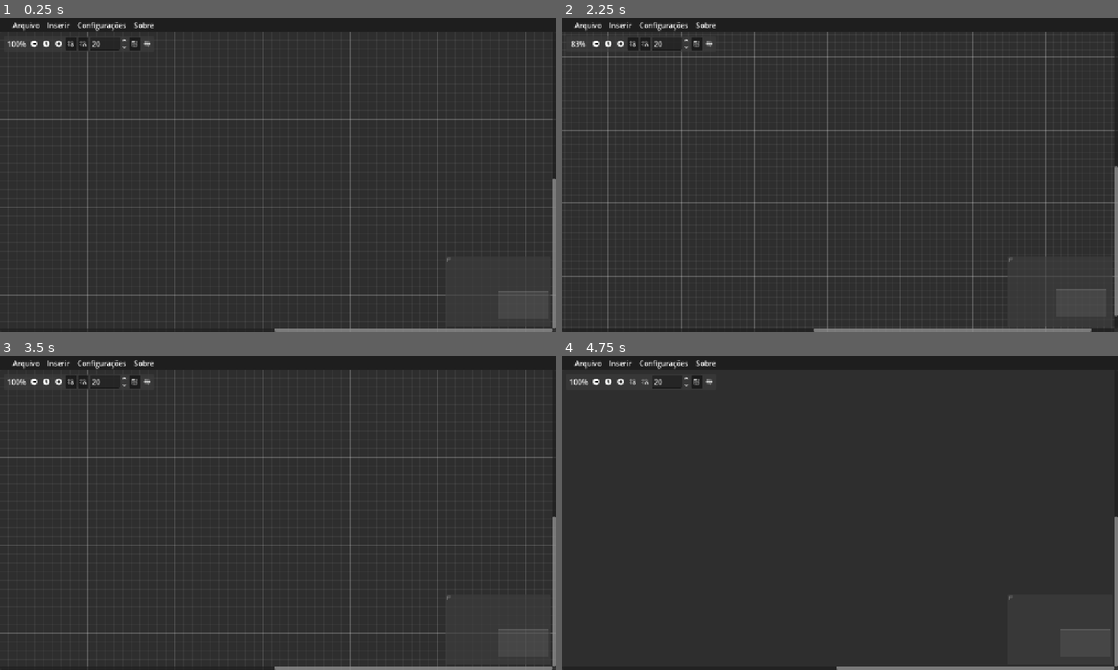
Above: before the commit, frames 1-4 (two rows, left to right).
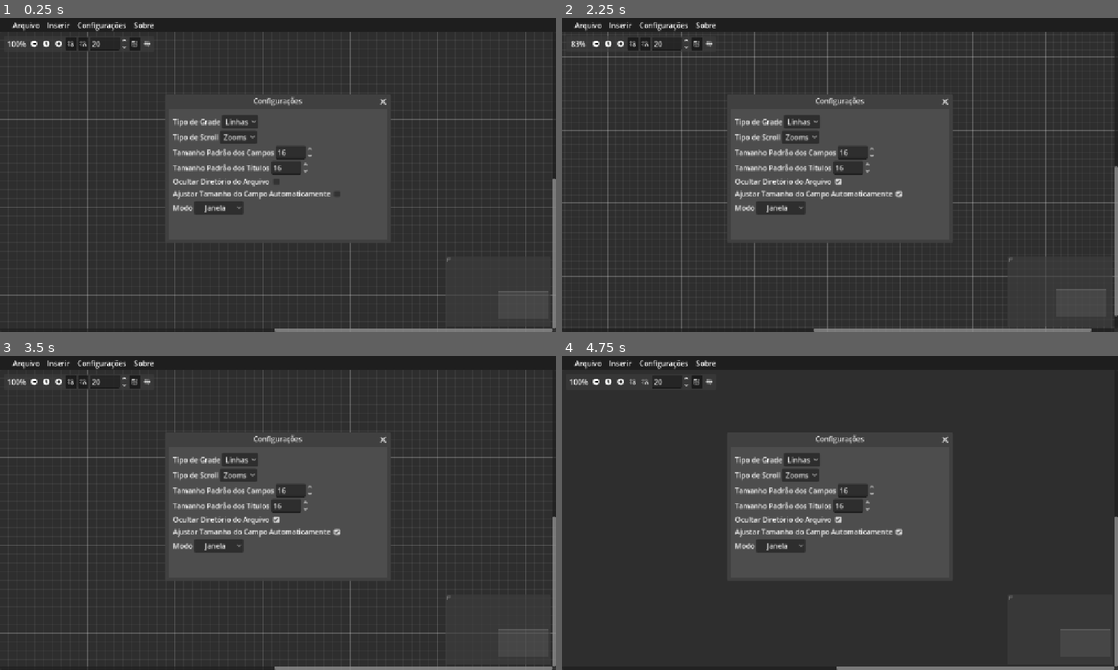
Above: after the commit, the same moments.

Repository: Miguel-de-Souza/Map-infinity
Game: Godot game, scene res://main.tscn
The game is run twice, just before and just after one commit, with the same random seed, the same clock (stepped at 60 frames per second) and the same inputs.
Inputs (mouse positions are in pixels of both pictures, inside the frame that each line leads up to):
- Up to frame 1 (0.25 s): no input
- Up to frame 2 (2.25 s): click (840, 181) at 0.52 s; click (901, 193) at 1.27 s; click (595, 43) at 2 s
- Up to frame 3 (3.5 s): click (61, 381) at 2.75 s
- Up to frame 4 (4.75 s): click (634, 381) at 3.5 s; click (645, 381) at 4.25 s

The runs differ from the first frame. In frame 1, 12% of the frame differs, in the area x 29-70%, y 25-72%; in frame 2, 12%; in frame 3, 12%; in frame 4, 15%, in the area x 30-70%, y 25-71%.

Commit message:
Melhorias no Blocos Texto e Configuração (0.0.5)
Criados Icones ao invez de texto nos botões de lista do Bloco de Texto

Agora tem uma função para ajustar o tamanho do campo

Adicionado nas Configurações "Ajustar Tamanho do Campo Automaticamente"

Diff:
--- a/Scripts/global.gd
+++ b/Scripts/global.gd
@@ -2,3 +2,4 @@
 
 var font_size_default := 16
 var font_size_title_default := 16
+var var_check_ajust:= true
--- a/Scripts/graph_edit.gd
+++ b/Scripts/graph_edit.gd
@@ -6,7 +6,6 @@
 @export var poparquivo: MenuButton
 @export var popMake: MenuButton
 @export var label_diretorio: Label
-@export var check_diretory: CheckBox
 
 var current_project_path: String = ""
 var posit:= Vector2(0,0)
@@ -254,14 +253,6 @@
 	more.popup()
 	DisplayServer.beep()
 
-func _on_check_diretorio_pressed() -> void:
-	if check_diretory.button_pressed:
-		label_diretorio.hide()
-
-
-	else:
-		label_diretorio.show()
-
 
 func _on_type_window_item_selected(index: int) -> void:
 
@@ -275,3 +266,7 @@
 
 func _on_option_size_title_value_changed(value: float) -> void:
 	Global.font_size_title_default = int(value)
+
+
+func _on_check_ajust_pressed() -> void:
+	pass # Replace with function body.
--- a/Scripts/graph_node.gd
+++ b/Scripts/graph_node.gd
@@ -4,16 +4,16 @@
 @export var title_line: LineEdit
 @export var size_fonts: SpinBox
 @export var font_size: SpinBox
+@export var size_content: CheckBox
 
 func _ready() -> void:
 	size_fonts.value = Global.font_size_default
 	font_size.value = Global.font_size_title_default
-
-	size_fonts.value_changed.connect(_on_font_size_value_changed)
-	font_size.value_changed.connect(_on_font_size_title_value_changed)
+	size_content.button_pressed = Global.var_check_ajust
 
 	_on_font_size_value_changed(size_fonts.value)
 	_on_font_size_title_value_changed(font_size.value)
+	_on_check_ajust_pressed()
 
 
 func _on_font_size_value_changed(value: float) -> void:
@@ -127,7 +127,6 @@
 
 
 var type_list:= "ponto"
-
 var num_count := 1
 
 func _input(event):
@@ -159,3 +158,14 @@
 	num_count = 1
 	note.insert_text_at_caret(str(num_count) + ". ")
 	type_list = "num"
+
+
+func _on_check_ajust_pressed() -> void:
+	if size_content.button_pressed:
+		note.scroll_fit_content_height = false
+		note.scroll_fit_content_width = false
+		size = Vector2(1,1)
+
+	else:
+		note.scroll_fit_content_height = true
+		note.scroll_fit_content_width = true
--- a/Scripts/window_config.gd
+++ b/Scripts/window_config.gd
@@ -1,6 +1,9 @@
 extends Window
 
 @export var Geapgh: GraphEdit
+@export var check_diretory: CheckBox
+@export var check_ajust: CheckBox
+@export var label_diretorio: Label
 
 func _on_close_requested() -> void:
 	hide()
@@ -27,3 +30,20 @@
 
 func _on_menu_button_config_pressed() -> void:
 	popup()
+
+
+func _on_check_ajust_pressed() -> void:
+	if check_ajust.button_pressed:
+		Global.var_check_ajust = true
+
+	else:
+		Global.var_check_ajust = false
+
+
+func _on_check_diretorio_pressed() -> void:
+	if check_diretory.button_pressed:
+		label_diretorio.hide()
+
+
+	else:
+		label_diretorio.show()
--- a/main.tscn
+++ b/main.tscn
@@ -20,7 +20,7 @@
 grow_horizontal = 2
 color = Color(0.11764706, 0.11764706, 0.11764706, 1)
 
-[node name="GraphEdit" type="GraphEdit" parent="." unique_id=251952592 node_paths=PackedStringArray("file_dia", "file_load", "more", "poparquivo", "popMake", "label_diretorio", "check_diretory")]
+[node name="GraphEdit" type="GraphEdit" parent="." unique_id=251952592 node_paths=PackedStringArray("file_dia", "file_load", "more", "poparquivo", "popMake", "label_diretorio")]
 layout_mode = 1
 anchors_preset = 15
 anchor_right = 1.0
@@ -37,16 +37,17 @@
 poparquivo = NodePath("../Container Tool/MenuButton File")
 popMake = NodePath("../Container Tool/MenuButton Insert")
 label_diretorio = NodePath("../Label Diretory")
-check_diretory = NodePath("../Window Config/Container Config/Container Diretory/Check Diretorio")
-
-[node name="Window Config" type="Window" parent="." unique_id=1806257895 node_paths=PackedStringArray("Geapgh")]
+
+[node name="Window Config" type="Window" parent="." unique_id=1806257895 node_paths=PackedStringArray("Geapgh", "check_diretory", "check_ajust", "label_diretorio")]
 oversampling_override = 1.0
 title = "Configurações"
 initial_position = 1
 size = Vector2i(500, 300)
-visible = false
 script = ExtResource("2_0xm2m")
 Geapgh = NodePath("../GraphEdit")
+check_diretory = NodePath("Container Config/Container Diretory/Check Diretorio")
+check_ajust = NodePath("Container Config/Container Ajust/Check Ajust")
+label_diretorio = NodePath("../Label Diretory")
 
 [node name="Container Config" type="VBoxContainer" parent="Window Config" unique_id=647695880]
 offset_left = 10.0
@@ -127,6 +128,17 @@
 text = "Ocultar Diretório do Arquivo"
 
 [node name="Check Diretorio" type="CheckBox" parent="Window Config/Container Config/Container Diretory" unique_id=985224444]
+layout_mode = 2
+
+[node name="Container Ajust" type="HBoxContainer" parent="Window Config/Container Config" unique_id=1419024186]
+layout_mode = 2
+size_flags_horizontal = 0
+
+[node name="Type Ajust" type="Label" parent="Window Config/Container Config/Container Ajust" unique_id=1041724515]
+layout_mode = 2
+text = "Ajustar Tamanho do Campo Automaticamente"
+
+[node name="Check Ajust" type="CheckBox" parent="Window Config/Container Config/Container Ajust" unique_id=835167735]
 layout_mode = 2
 
 [node name="Container Mode" type="HBoxContainer" parent="Window Config/Container Config" unique_id=172956295]
@@ -272,7 +284,8 @@
 [connection signal="item_selected" from="Window Config/Container Config/Container Scroll/Option Scroll" to="Window Config" method="_on_option_scroll_item_selected"]
 [connection signal="value_changed" from="Window Config/Container Config/Container Size/Option Size Camp" to="Window Config" method="_on_option_scroll_value_changed"]
 [connection signal="value_changed" from="Window Config/Container Config/Container Size Title/Option Size Title" to="GraphEdit" method="_on_option_size_title_value_changed"]
-[connection signal="pressed" from="Window Config/Container Config/Container Diretory/Check Diretorio" to="GraphEdit" method="_on_check_diretorio_pressed"]
+[connection signal="pressed" from="Window Config/Container Config/Container Diretory/Check Diretorio" to="Window Config" method="_on_check_diretorio_pressed"]
+[connection signal="pressed" from="Window Config/Container Config/Container Ajust/Check Ajust" to="Window Config" method="_on_check_ajust_pressed"]
 [connection signal="item_selected" from="Window Config/Container Config/Container Mode/Type Window" to="GraphEdit" method="_on_type_window_item_selected"]
 [connection signal="pressed" from="Container Tool/MenuButton Config" to="Window Config" method="_on_menu_button_config_pressed"]
 [connection signal="pressed" from="Container Tool/MenuButton More" to="GraphEdit" method="_on_menu_button_more_pressed"]
--- a/tscn/graph_node.tscn
+++ b/tscn/graph_node.tscn
@@ -1,8 +1,10 @@
 [gd_scene format=3 uid="uid://excut3nknqvk"]
 
 [ext_resource type="Script" uid="uid://djcd2bpvg161x" path="res://Scripts/graph_node.gd" id="1_2yokc"]
+[ext_resource type="Texture2D" uid="uid://bdlb6rurlr5e3" path="res://icons/List.png" id="2_1iaox"]
+[ext_resource type="Texture2D" uid="uid://bowxmek6m67o0" path="res://icons/List Num.png" id="3_jbsip"]
 
-[node name="GraphNode" type="GraphNode" unique_id=1672945934 node_paths=PackedStringArray("note", "title_line", "size_fonts", "font_size")]
+[node name="GraphNode" type="GraphNode" unique_id=1672945934 node_paths=PackedStringArray("note", "title_line", "size_fonts", "font_size", "size_content")]
 offset_right = 440.0
 offset_bottom = 345.0
 theme_override_constants/separation = 4
@@ -48,6 +50,7 @@
 title_line = NodePath("Ttle")
 size_fonts = NodePath("Container Tool/Container Left/Container Size/Container Size Block/Font Size")
 font_size = NodePath("Container Tool/Container Left/Container Size/Container Size Title/Font Size Title")
+size_content = NodePath("Container Tool/Container Left/Container Down/Container Content/Check Ajust")
 metadata/_edit_horizontal_guides_ = [-8.0, -8.0]
 
 [node name="Ttle" type="LineEdit" parent="." unique_id=577137378]
@@ -61,12 +64,15 @@
 size_flags_horizontal = 4
 theme_override_constants/separation = 49
 
-[node name="Container Left" type="HBoxContainer" parent="Container Tool" unique_id=327237046]
+[node name="Container Left" type="VBoxContainer" parent="Container Tool" unique_id=1428407372]
 layout_mode = 2
+size_flags_horizontal = 0
+size_flags_vertical = 4
 theme_override_constants/separation = 10
 
-[node name="Container Size" type="VBoxContainer" parent="Container Tool/Container Left" unique_id=958391021]
+[node name="Container Size" type="HBoxContainer" parent="Container Tool/Container Left" unique_id=1860460117]
 layout_mode = 2
+theme_override_constants/separation = 25
 
 [node name="Container Size Title" type="HBoxContainer" parent="Container Tool/Container Left/Container Size" unique_id=2122979325]
 layout_mode = 2
@@ -96,19 +102,42 @@
 max_value = 120.0
 value = 16.0
 
-[node name="Button List" type="Button" parent="Container Tool/Container Left" unique_id=548686957]
-layout_mode = 2
-text = "Lista"
-
-[node name="Button List Num" type="Button" parent="Container Tool/Container Left" unique_id=2061160296]
-layout_mode = 2
-text = "Lista
-Numérica"
-
-[node name="CheckBox" type="Button" parent="Container Tool" unique_id=499506831]
+[node name="CheckBox Exit" type="Button" parent="Container Tool/Container Left/Container Size" unique_id=499506831]
 layout_mode = 2
 size_flags_horizontal = 8
 text = "Fechar"
+
+[node name="Container Down" type="HBoxContainer" parent="Container Tool/Container Left" unique_id=64908302]
+layout_mode = 2
+size_flags_horizontal = 0
+size_flags_vertical = 4
+theme_override_constants/separation = 25
+
+[node name="Container List" type="HBoxContainer" parent="Container Tool/Container Left/Container Down" unique_id=180081974]
+layout_mode = 2
+theme_override_constants/separation = 17
+
+[node name="Margin" type="MarginContainer" parent="Container Tool/Container Left/Container Down/Container List" unique_id=1219825549]
+layout_mode = 2
+theme_override_constants/margin_left = 25
+
+[node name="Button List" type="TextureButton" parent="Container Tool/Container Left/Container Down/Container List" unique_id=585398584]
+layout_mode = 2
+texture_normal = ExtResource("2_1iaox")
+
+[node name="Button List Num" type="TextureButton" parent="Container Tool/Container Left/Container Down/Container List" unique_id=291133430]
+layout_mode = 2
+texture_normal = ExtResource("3_jbsip")
+
+[node name="Container Content" type="HBoxContainer" parent="Container Tool/Container Left/Container Down" unique_id=1854303807]
+layout_mode = 2
+
+[node name="Label Ajust" type="Label" parent="Container Tool/Container Left/Container Down/Container Content" unique_id=505563627]
+layout_mode = 2
+text = "Ajustar Tamanho do Campo"
+
+[node name="Check Ajust" type="CheckBox" parent="Container Tool/Container Left/Container Down/Container Content" unique_id=1286944219]
+layout_mode = 2
 
 [node name="Notepad" type="TextEdit" parent="." unique_id=1833819988]
 clip_contents = true
@@ -139,8 +168,9 @@
 [connection signal="node_selected" from="." to="." method="_on_node_selected"]
 [connection signal="value_changed" from="Container Tool/Container Left/Container Size/Container Size Title/Font Size Title" to="." method="_on_font_size_title_value_changed"]
 [connection signal="value_changed" from="Container Tool/Container Left/Container Size/Container Size Block/Font Size" to="." method="_on_font_size_value_changed"]
-[connection signal="pressed" from="Container Tool/Container Left/Button List" to="." method="_on_button_lista_pressed"]
-[connection signal="pressed" from="Container Tool/Container Left/Button List Num" to="." method="_on_button_list_num_pressed"]
-[connection signal="pressed" from="Container Tool/CheckBox" to="." method="_on_check_box_pressed"]
+[connection signal="pressed" from="Container Tool/Container Left/Container Size/CheckBox Exit" to="." method="_on_check_box_pressed"]
+[connection signal="pressed" from="Container Tool/Container Left/Container Down/Container List/Button List" to="." method="_on_button_lista_pressed"]
+[connection signal="pressed" from="Container Tool/Container Left/Container Down/Container List/Button List Num" to="." method="_on_button_list_num_pressed"]
+[connection signal="pressed" from="Container Tool/Container Left/Container Down/Container Content/Check Ajust" to="." method="_on_check_ajust_pressed"]
 [connection signal="pressed" from="Container Slots/Button Add" to="." method="_on_button_add_pressed"]
 [connection signal="pressed" from="Container Slots/Button Sub" to="." method="_on_button_sub_pressed"]
Binary file added: icons/List Num.png
Not shown, added: icons/List Num.png.import
Binary file added: icons/List.png
Not shown, added: icons/List.png.import
